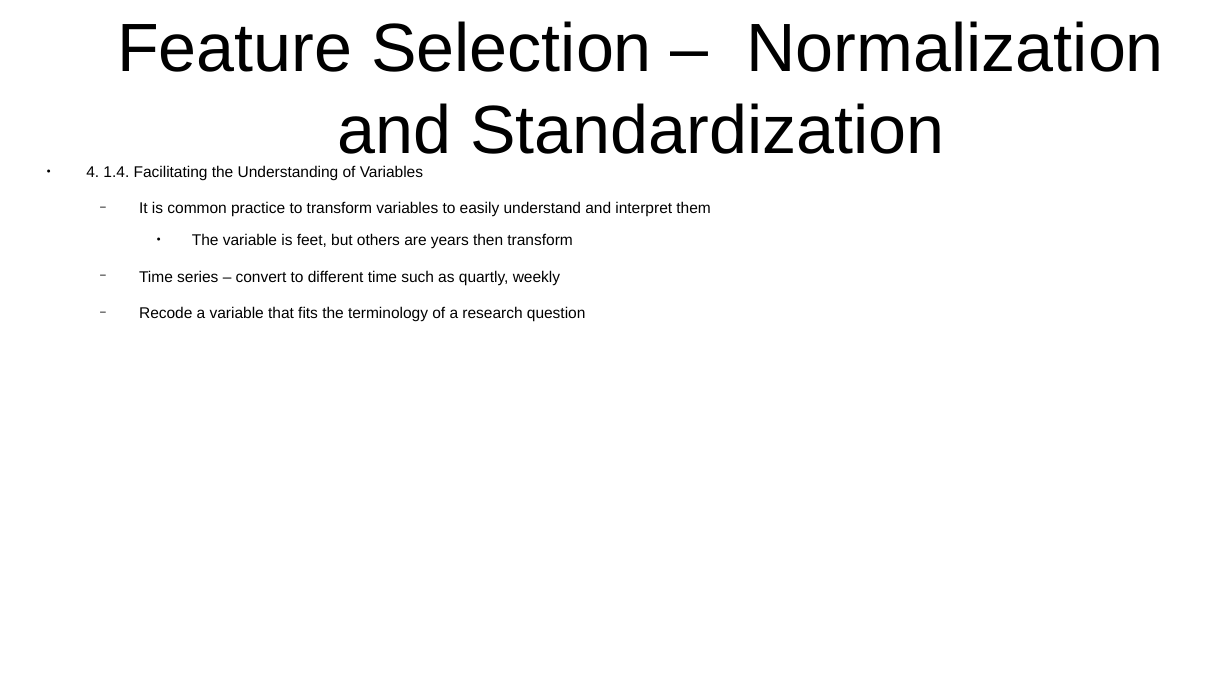
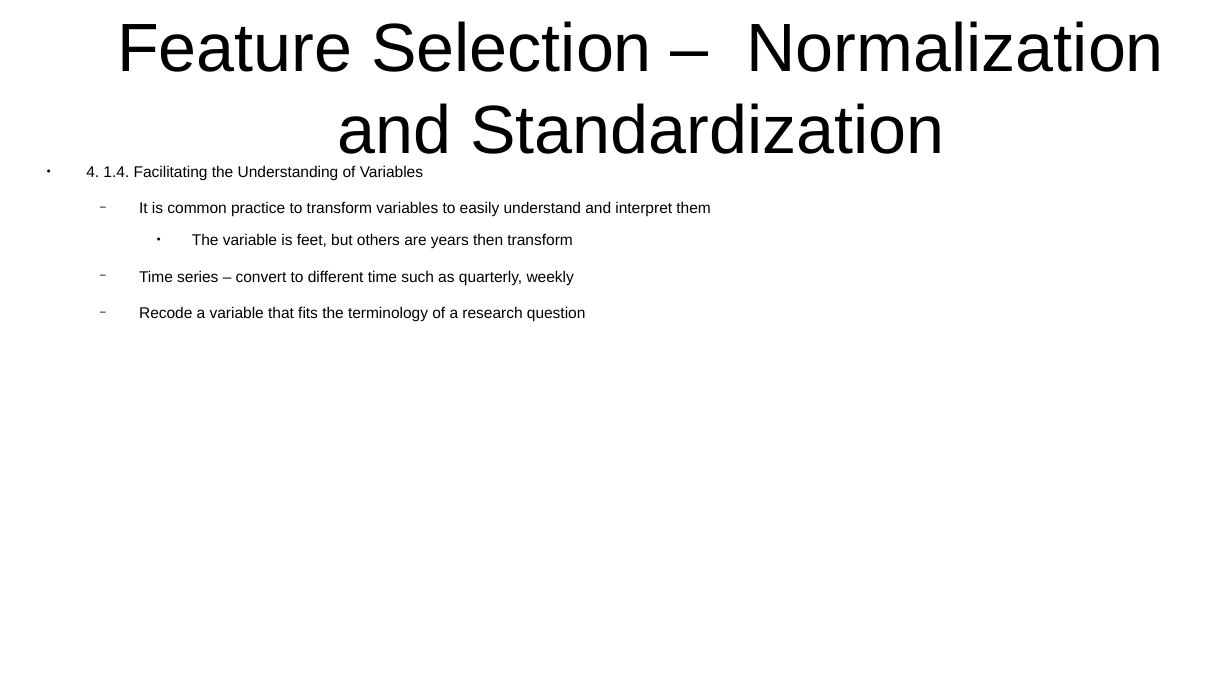
Before and after one commit to CharlesStockman/dataScience, a slide deck: slide 33 of magnimindAcademy/data_exploration/DataExploration.odp. Drawn at 1232x693 pixels with LibreOffice and Linux fonts; fonts in the diff are those of the drawing. Boxes give left, top, right and bottom in pixels: in the first picture for what was removed or moved away, otherwise in the second. Text is boxed around its words. In the diff, an @@ line names an element or a change of style, - is before the commit and + after.

```diff
--- a/magnimindAcademy/data_exploration/DataExploration.odp
+++ b/magnimindAcademy/data_exploration/DataExploration.odp
@@ text at (139,270,574,285): text changed @@
-  − Time series – convert to different time such as quartly, weekly
+  − Time series – convert to different time such as quarterly, weekly
```
Also in this commit, not shown: 5 other slides changed, 5 other files.
